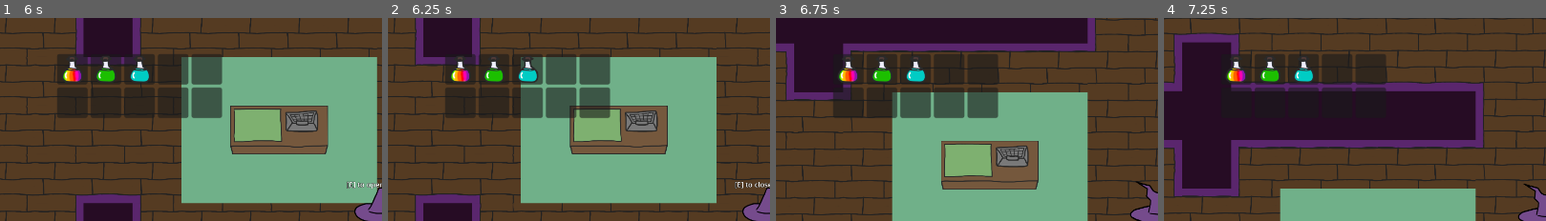
Above: before the commit, frames 1-4 (left to right).
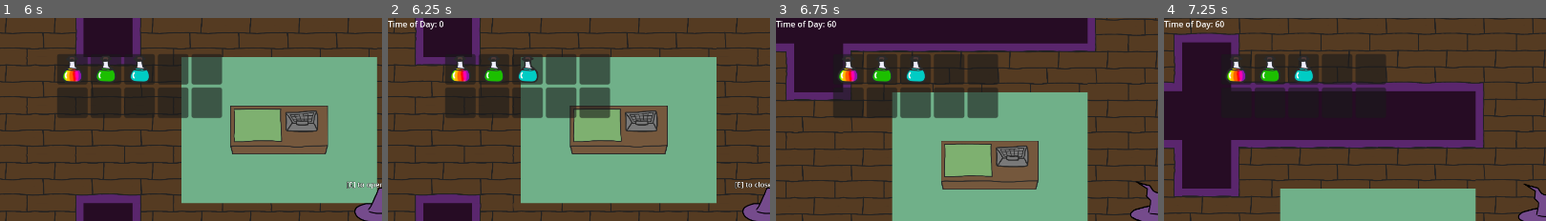
Above: after the commit, the same moments.

Repository: monaimerr/Ryhm-2
Game: Godot game, scene res://scenes/main/main.tscn
Two runs of this game, one before a commit and one after it. Both use one fixed random seed, a clock stepped at 60 frames per second and the inputs below. The engine's default icon, where the game draws it, is replaced by a stand-in: a white triangle on a blue panel in a dark square.
Inputs:
- Up to frame 1 (6 s): tap Enter at 0.5 s; hold D (right) 0.53-1.28 s; hold E (interact) 0.53-1.28 s; hold S (down) 1.28-2.03 s; tap R (alternative interact) at 1.35, 5.85 s; tap E (interact) at 1.55, 2.85, 3.8, 4.35 s; hold D (right) 2.03-2.78 s; hold E (interact) 2.03-2.78 s; hold W (up) 2.78-3.53 s; hold R (alternative interact) 3.53-4.28 s; hold A (left) 3.53-5.03 s; tap Space at 5 s; hold S (down) 5.03-5.78 s; hold E (interact) 5.03-5.78 s; hold D (right) from 5.78 s (still down)
- Up to frame 2 (6.25 s): keep holding D (right); tap E (interact) at 6.05 s
- Up to frame 3 (6.75 s): release D (right) at 6.53 s; hold W (up) from 6.53 s (still down); hold E (interact) from 6.53 s (still down)
- Up to frame 4 (7.25 s): keep holding W (up); keep holding E (interact)
The pictures show only the part of the screen within x 0-50%, y 0-50%; the shares and areas given below are measured in that part.

Frame 1 is identical in both runs. In frame 2, 0.2% of the frame differs, in the area x 0-15%, y 1-6%; in frame 3, 0.3%, in the area x 0-16%, y 1-6%; in frame 4, 0.3%.

Commit message:
Implemented sleeping in bed, refactored day progress manager

Diff:
--- /dev/null
+++ b/flask/scenes/entities/objects/bed.tscn
@@ -0,0 +1,17 @@
+[gd_scene load_steps=4 format=3 uid="uid://lhiyyt452wqb"]
+
+[ext_resource type="Script" uid="uid://d3l2x5doyfmmo" path="res://scripts/entities/objects/bed.gd" id="1_07obs"]
+[ext_resource type="PackedScene" uid="uid://b1keub3h102q6" path="res://scenes/interaction/interaction_area.tscn" id="1_jjas7"]
+
+[sub_resource type="RectangleShape2D" id="RectangleShape2D_07obs"]
+size = Vector2(267, 368)
+
+[node name="Bed" type="Node2D"]
+script = ExtResource("1_07obs")
+
+[node name="Interactable" parent="." instance=ExtResource("1_jjas7")]
+
+[node name="CollisionShape2D" type="CollisionShape2D" parent="Interactable"]
+position = Vector2(0, -1.52588e-05)
+scale = Vector2(1, 0.972934)
+shape = SubResource("RectangleShape2D_07obs")
--- a/flask/scenes/main/main.tscn
+++ b/flask/scenes/main/main.tscn
@@ -21,6 +21,7 @@
 [ext_resource type="Resource" uid="uid://d38v75kp6eqn2" path="res://resources/items/ingredients/shard_of_space.tres" id="15_62atk"]
 [ext_resource type="PackedScene" uid="uid://u8dknx7yj2p2" path="res://scenes/entities/objects/cauldron.tscn" id="17_necax"]
 [ext_resource type="PackedScene" uid="uid://c2xenh7dy44e0" path="res://scenes/entities/objects/open_sign.tscn" id="18_pg34l"]
+[ext_resource type="PackedScene" uid="uid://lhiyyt452wqb" path="res://scenes/entities/objects/bed.tscn" id="20_37hlw"]
 [ext_resource type="Script" uid="uid://fqjy4w760p41" path="res://scripts/entities/characters/NPCs/customer_path.gd" id="20_r4lks"]
 [ext_resource type="PackedScene" uid="uid://cgmqg8hxcsmmt" path="res://scenes/day_progress/day_progress_manager.tscn" id="22_m4h2d"]
 [ext_resource type="PackedScene" uid="uid://c61x4ibg3v35p" path="res://scenes/Trash_can/Trash_Can.tscn" id="24_s17dp"]
@@ -109,12 +110,15 @@
 
 [node name="CollisionShape2D" type="CollisionShape2D" parent="game_level/CounterArea2D"]
 position = Vector2(1100, 1352.5)
-scale = Vector2(1, 1)
 shape = SubResource("RectangleShape2D_pg34l")
 
 [node name="OpenSign" parent="game_level" instance=ExtResource("18_pg34l")]
 position = Vector2(1960, 2250)
 scale = Vector2(0.9, 0.9)
+
+[node name="Bed" parent="game_level" instance=ExtResource("20_37hlw")]
+position = Vector2(-850, 1247.5)
+scale = Vector2(2.5, 2.5)
 
 [node name="player" parent="." instance=ExtResource("2_o0ihb")]
 z_index = 1
@@ -136,6 +140,10 @@
 offset_bottom = 71.0
 scale = Vector2(1.5, 1.5)
 
+[node name="DayProgressDisplay" type="Label" parent="UserInterfaceLayer"]
+offset_right = 399.0
+offset_bottom = 134.0
+
 [node name="CustomerPath" type="Path2D" parent="."]
 y_sort_enabled = true
 position = Vector2(-161, 410)
@@ -148,7 +156,6 @@
 autostart = true
 
 [node name="DayProgressManager" parent="." instance=ExtResource("22_m4h2d")]
-DAY_LENGTH_IN_SECONDS = 60
 
 [node name="TrashCan" parent="." instance=ExtResource("24_s17dp")]
 position = Vector2(1117, 781)
--- a/flask/scripts/day_progress/day_progress_manager.gd
+++ b/flask/scripts/day_progress/day_progress_manager.gd
@@ -1,40 +1,67 @@
 extends Node
 
-signal time_advanced(day_progress: float)
-signal day_over
+signal time_updated(elapsed_seconds: int)
+signal new_day_begun
+signal shop_open_time_over
 
-@export var DAY_LENGTH_IN_SECONDS: int = 5
+enum DayState {
+	MORNING,
+	SHOP_OPEN,
+	EVENING,
+}
+
+var state: DayState;
+var DAY_LENGTH_IN_SECONDS: int = 60
 var elapsedSeconds: int = 0
 @onready var secondTimer: Timer = $Timer
 
 func _ready() -> void:
+	_change_to_morning()
 	secondTimer.timeout.connect(_second_timer_timeout)
 
-func _reached_end_of_day() -> void:
-	elapsedSeconds = DAY_LENGTH_IN_SECONDS
+func _set_time(newElapsedSeconds: int) -> void:
+	elapsedSeconds = newElapsedSeconds
+	time_updated.emit(newElapsedSeconds)
+
+func _set_state(new_state: DayState) -> void:
+	state = new_state
+
+func _change_to_morning() -> void:
+	state = DayState.MORNING
+	new_day_begun.emit()
 	secondTimer.stop()
-	time_advanced.emit(get_day_progress())
-	day_over.emit()
+	_set_time(0)
+
+func _change_to_shop_open() -> void:
+	state = DayState.SHOP_OPEN
+	_set_time(0)
+	secondTimer.start(1)
+
+func _change_to_evening() -> void:
+	state = DayState.EVENING
+	shop_open_time_over.emit()
+	secondTimer.stop()
+	_set_time(DAY_LENGTH_IN_SECONDS)
 
 func _second_timer_timeout() -> void:
-	elapsedSeconds += 1
-	time_advanced.emit(get_day_progress())
-	if elapsedSeconds >= DAY_LENGTH_IN_SECONDS:
-		_reached_end_of_day()
+	if state == DayState.SHOP_OPEN:
+		_set_time(elapsedSeconds + 1)
+		if elapsedSeconds >= DAY_LENGTH_IN_SECONDS:
+			_change_to_evening()
 
 func get_day_progress() -> float:
 	return (elapsedSeconds as float) / DAY_LENGTH_IN_SECONDS
 
-func is_day_over() -> bool:
-	return elapsedSeconds >= DAY_LENGTH_IN_SECONDS
-
 func get_day_length() -> int:
 	return DAY_LENGTH_IN_SECONDS
 
-func start_day() -> void:
-	secondTimer.start(1)
-	time_advanced.emit(0)
+func when_shop_opened() -> void:
+	if state == DayState.MORNING:
+		_change_to_shop_open()
 
-func end_day_early() -> void:
-	if !is_day_over():
-		_reached_end_of_day()
+func when_shop_closed_early() -> void:
+	if state == DayState.SHOP_OPEN:
+		_change_to_evening()
+
+func start_new_day() -> void:
+	_change_to_morning()
--- /dev/null
+++ b/flask/scripts/entities/objects/bed.gd
@@ -0,0 +1,12 @@
+extends Node2D
+
+@onready var interactable = $Interactable
+
+signal sleeping
+
+func _ready() -> void:
+	interactable.interact_name = "Press [E] to sleep"
+	interactable.interact = _interact
+
+func _interact() -> void:
+	sleeping.emit()
--- a/flask/scripts/entities/objects/open_sign.gd
+++ b/flask/scripts/entities/objects/open_sign.gd
@@ -18,7 +18,7 @@
 	print(open)
 
 # should be called at the beginning of a new day to reset the state
-func _on_day_changed():
+func on_day_changed():
 	opened_today = false
 	interactable.interact_name = "[E] to open the shop"
 
--- a/flask/scripts/main/main.gd
+++ b/flask/scripts/main/main.gd
@@ -5,16 +5,30 @@
 @onready var invisibility = preload("res://resources/items/potions/potion_of_invisibility.tres")
 
 func _ready() -> void:
-	$DayProgressManager.day_over.connect($game_level/OpenSign.close_shop)
+	# Hooking up signals for day-night cycle
+	$DayProgressManager.new_day_begun.connect(_new_day_begun)
+	$DayProgressManager.time_updated.connect(_update_time_display)
+	$DayProgressManager.shop_open_time_over.connect(_shop_open_time_over)
 	$game_level/OpenSign.shop_opened_status_changed.connect(_shop_opened_or_closed)
+	$game_level/Bed.sleeping.connect($DayProgressManager.start_new_day)
 
 	# Adds a few potions to the players inventory for testing purposes
 	InventoryManager.add_item(everything)
 	InventoryManager.add_item(illIntent)
 	InventoryManager.add_item(invisibility)
 
+func _new_day_begun() -> void:
+	$game_level/OpenSign.on_day_changed()
+
+func _shop_open_time_over() -> void:
+	$game_level/OpenSign.close_shop()
+
 func _shop_opened_or_closed(open: bool) -> void:
 	if open:
-		$DayProgressManager.start_day()
+		$DayProgressManager.when_shop_opened()
 	else:
-		$DayProgressManager.end_day_early()
+		$DayProgressManager.when_shop_closed_early()
+
+func _update_time_display(elapsed_seconds: int) -> void:
+	var display = $UserInterfaceLayer/DayProgressDisplay
+	display.text = "Time of Day: %d" % (elapsed_seconds)
--- a/flask/scripts/test/day_progress_test.gd
+++ b/flask/scripts/test/day_progress_test.gd
@@ -1,11 +1,11 @@
 extends Node2D
 
 func _ready() -> void:
-	$DayProgressManager.time_advanced.connect(_update_day_progress_display)
-	$DayProgressManager.start_day()
+	$DayProgressManager.time_updated.connect(_update_day_progress_display)
+	$DayProgressManager.when_shop_opened()
 
 
-func _update_day_progress_display(time: float) -> void:
+func _update_day_progress_display(elapsed_seconds: int) -> void:
 	var label = $CanvasLayer/DayProgressDisplay
-	var newText = "Time of Day: %0.2f" % (time * $DayProgressManager.get_day_length())
+	var newText = "Time of Day: %d" % (elapsed_seconds)
 	label.text = newText
Not shown: 1 places in flask/resources/potion_requests/everything_request.tres that only renumber resources
Not shown: 1 places in flask/resources/potion_requests/healing_request.tres that only renumber resources
Not shown: 1 places in flask/resources/potion_requests/ill_intent_request.tres that only renumber resources
Not shown: 1 places in flask/resources/potion_requests/invisibility_request.tres that only renumber resources
Not shown: 1 places in flask/resources/potion_requests/love_request.tres that only renumber resources
Not shown: 1 places in flask/resources/potion_requests/strength_request.tres that only renumber resources
Not shown: 1 places in flask/scenes/main/main.tscn that only renumber resources
Not shown, added: flask/scripts/entities/objects/bed.gd.uid
